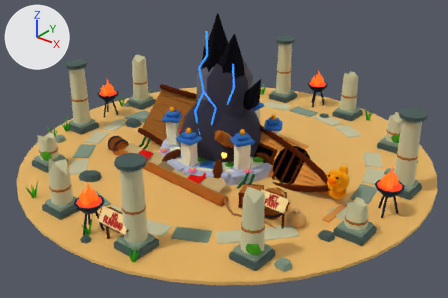
Before and after pictures for a commit that changed the glTF model art/ink/land/special.glb.
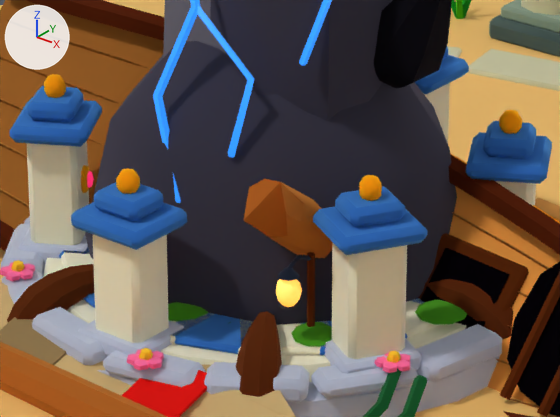
Each version appears first whole from a 50 mm lens placed at (17.52, -21.76, 13.95), pointed at (0.67, -0.7, 0.89), and next in a close-up on the part from 36% to 64% of the width and 30% to 61% of the height. Arrows for +X, +Y and +Z are at upper left; the lights stay in place. The older version's two pictures come first. Where no turn or scale is listed for an object, it has been applied to the vertices.

In view in the first close-up: 'BossArena', 'CampTent', 'HeartShrine', 'Shipwreck', 'StormWallMarker'.
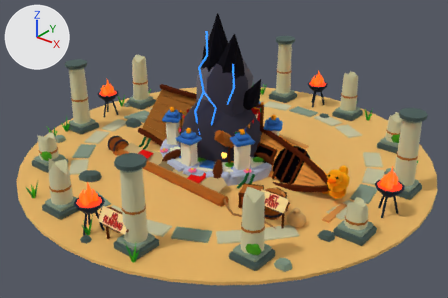
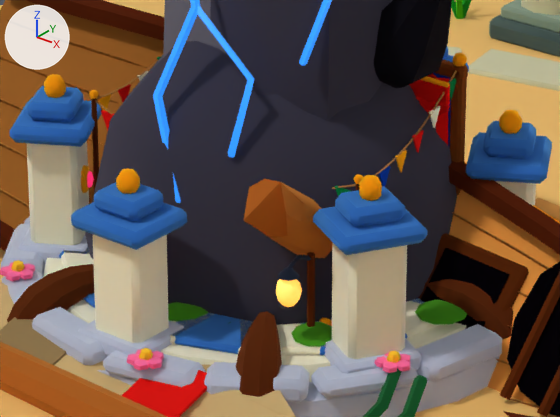
Changed parts and their boxes [x1, y1, x2, y2] in the close-ups (560 x 417 px):
```json
{"object": "ShowStage", "change": "added", "after": [89, 53, 468, 326], "on screen": "mostly hidden"}
```

Scene script edits in JSON lines:
```json
{"op": "add", "block": "me_showstage", "code": ["me_showstage = bpy.data.meshes.new('ShowStage')", "me_showstage.from_pydata(...)  # 3005 vertices, 5498 faces; spans x -1.89..1.89, y -1.46..1.46, z -1.77..1.77", "# faces by material slot: [5306, 192]", "me_showstage.materials.append(mat_paint)  # picture img_specialpaint", "me_showstage.materials.append(mat_lantern)  # yellow #ffdb7f, glowing orange #ffb342"]}
{"op": "add", "block": "ob_showstage", "code": ["ob_showstage = bpy.data.objects.new('ShowStage', me_showstage)", "ob_showstage.location = (0.0, -0.018, 1.707)"]}
```
